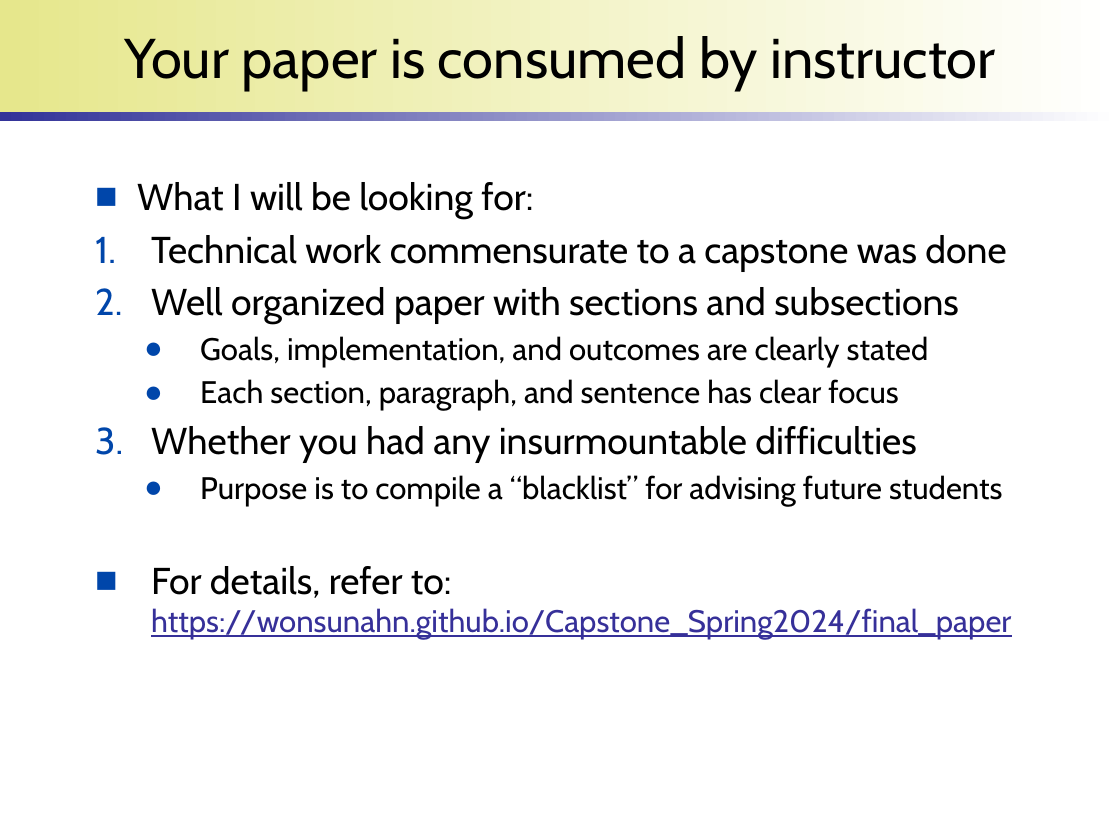
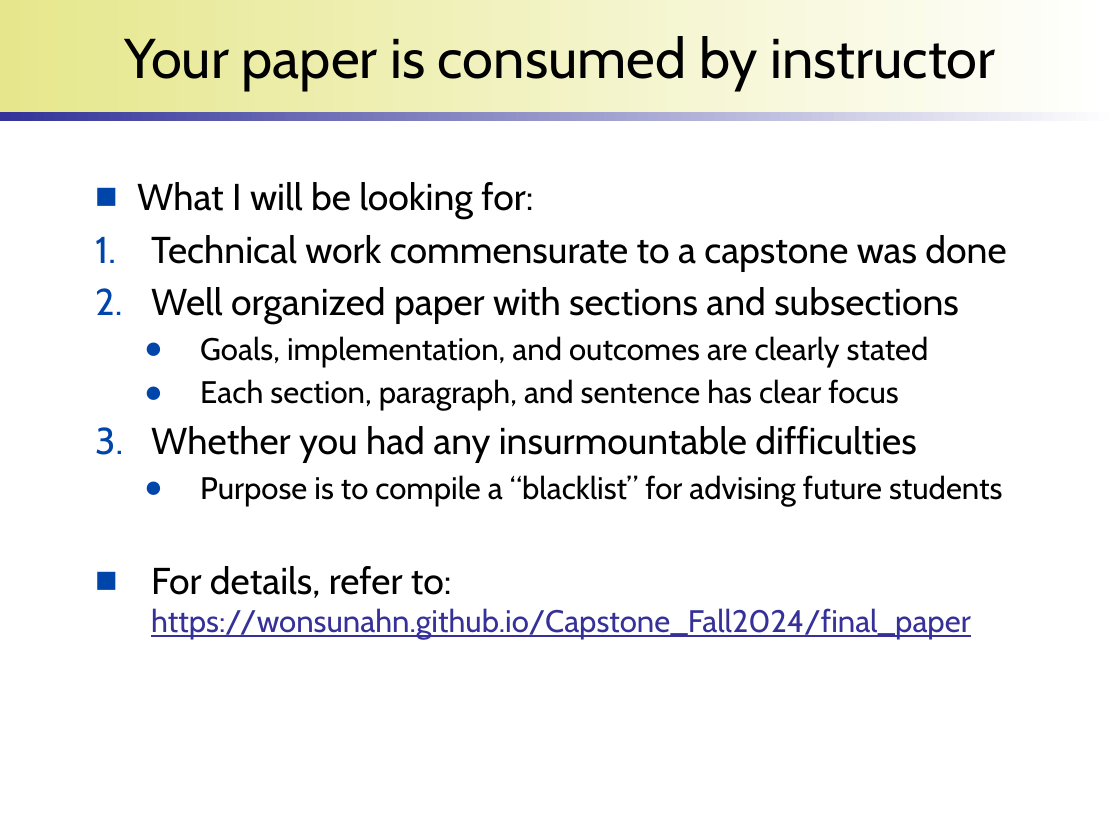
Before and after one commit to wonsunahn/Capstone_Fall2024, a slide deck: slide 4 of lectures/introduction-internship.pptx. Drawn at 1120x840 pixels with LibreOffice and Linux fonts; fonts in the diff are those of the drawing; background and template pictures are left out. Boxes give left, top, right and bottom in pixels: in the first picture for what was removed or moved away, otherwise in the second. Text is boxed around its words. In the diff, an @@ line names an element or a change of style, - is before the commit and + after.

```diff
--- a/lectures/introduction-internship.pptx
+++ b/lectures/introduction-internship.pptx
@@ text at box(151, 566, 971, 640): text changed @@
-■ For details, refer to:
-  https://wonsunahn.github.io/Capstone_Spring2024/final_paper
+■ For details, refer to:
+  https://wonsunahn.github.io/Capstone_Fall2024/final_paper
```
Also in this commit, not shown: 1 other slide changed, 1 other file.
